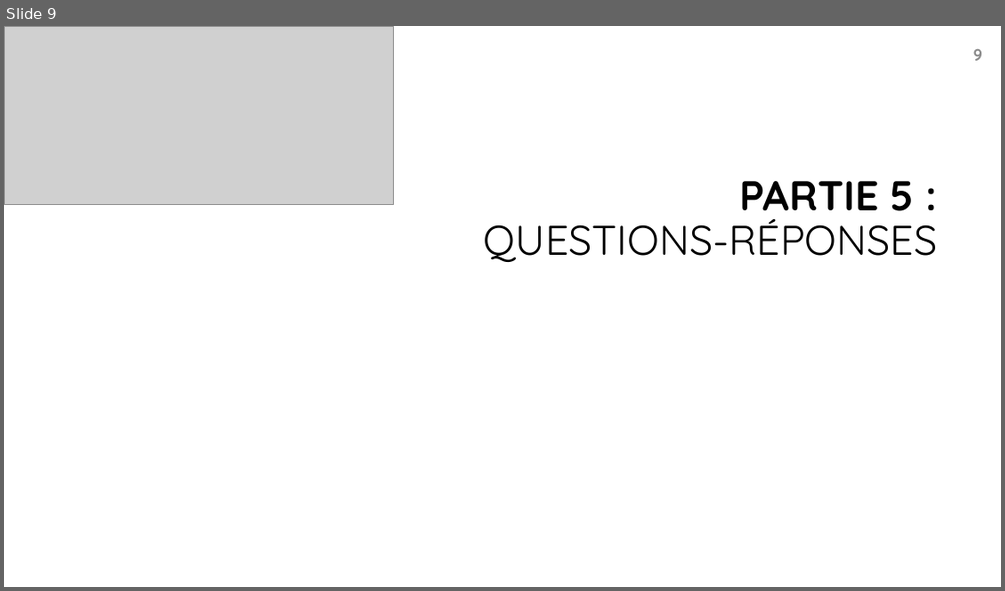
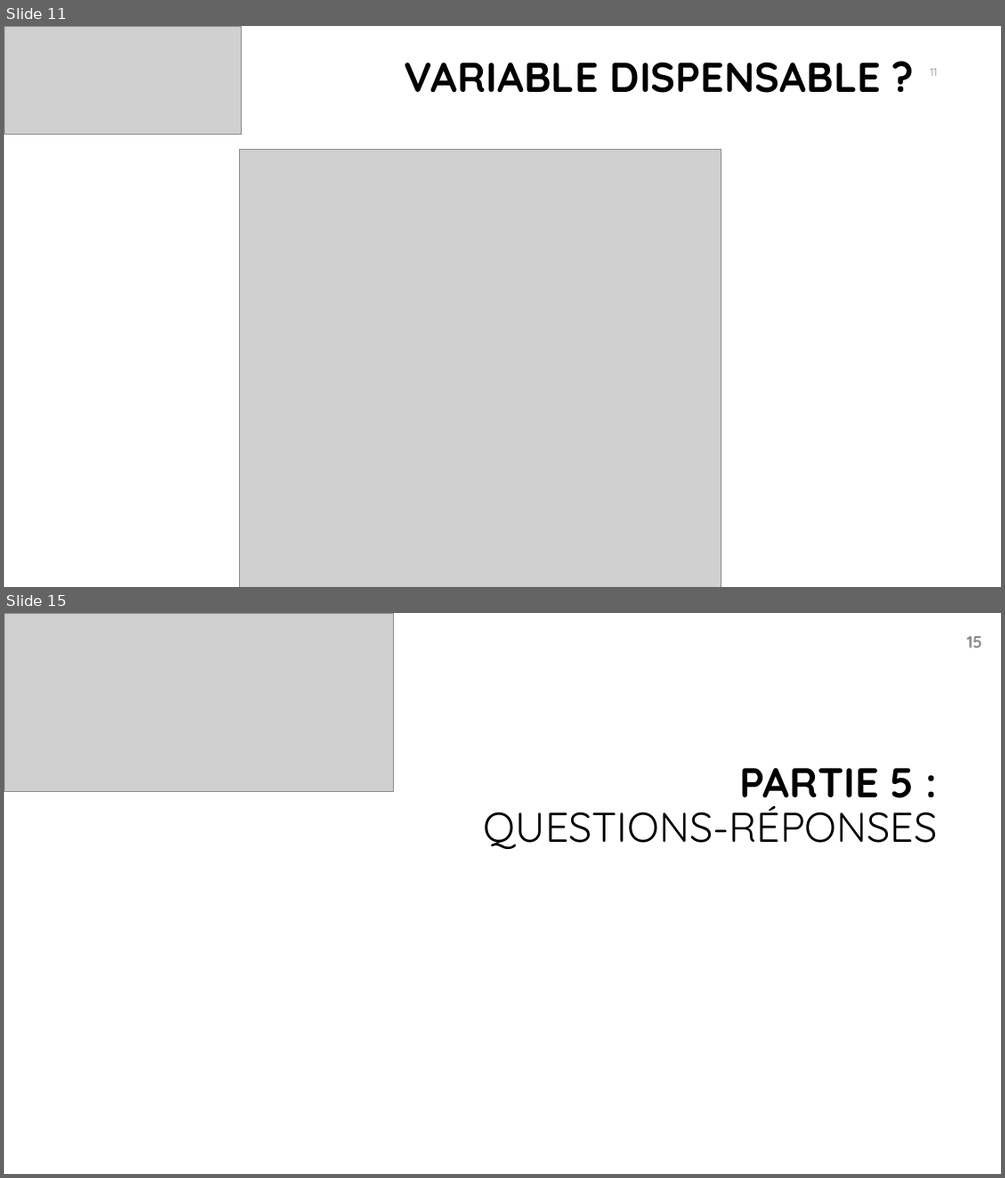
Before and after one commit to bayethiernodiop/Parcours-Data-Scientist, a slide deck: projet4/projet4.pptx. Shown one above the other, each under a label of ours: slide 9 before the commit, slides 11 and 15 after it; the slides between them are not shown. The pictures are 1005x591 and 1005x1178 pixels, drawn with LibreOffice and Linux fonts; fonts in the diff are those of the drawing; grey boxes stand for pictures; background and template pictures are left out. Boxes give left, top, right and bottom in pixels: in the first picture for what was removed or moved away, otherwise in the second. Text is boxed around its words. In the diff, an @@ line names an element or a change of style, - is before the commit and + after.

```diff
--- a/projet4/projet4.pptx
+++ b/projet4/projet4.pptx
@@ slide 11 added at bbox=[4, 26, 1001, 587], background #FFFFFF @@
@@ picture added at bbox=[4, 26, 241, 135] @@
@@ title added at bbox=[404, 62, 881, 93], 40 pt, text #000000, bold @@
+VARIABLE DISPENSABLE ?
@@ page number added at bbox=[930, 68, 937, 76], 10.5 pt, text #8C8C8C @@
+11
@@ picture added at bbox=[239, 150, 720, 587] @@
@@ what was slide 9 is now slide 15 @@
@@ page number at bbox=[967, 636, 983, 648]: text changed @@
-9
+15
```
Also in this commit, not shown: 4 slides changed, 6 other slides added, 1 slide removed, 7 other files.
